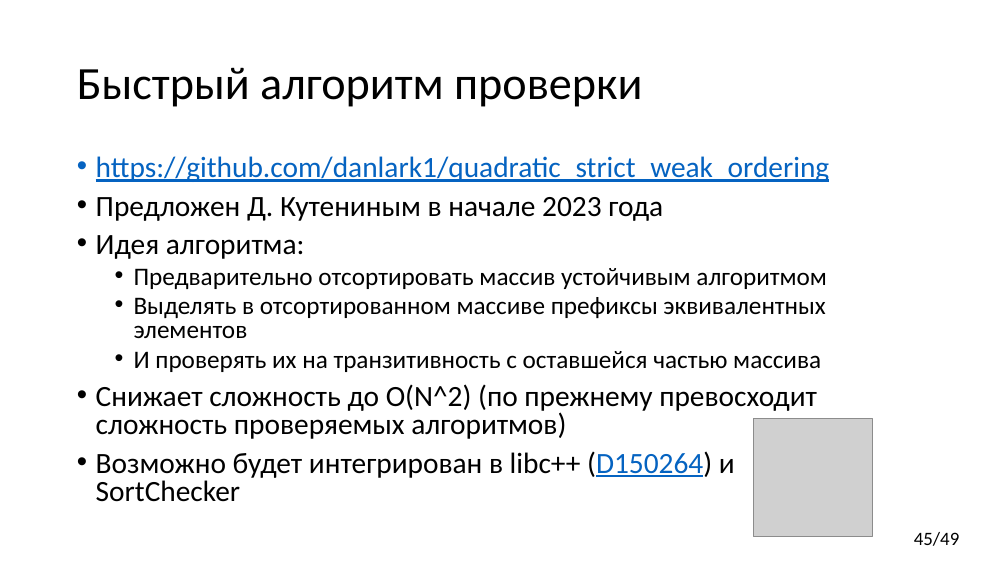
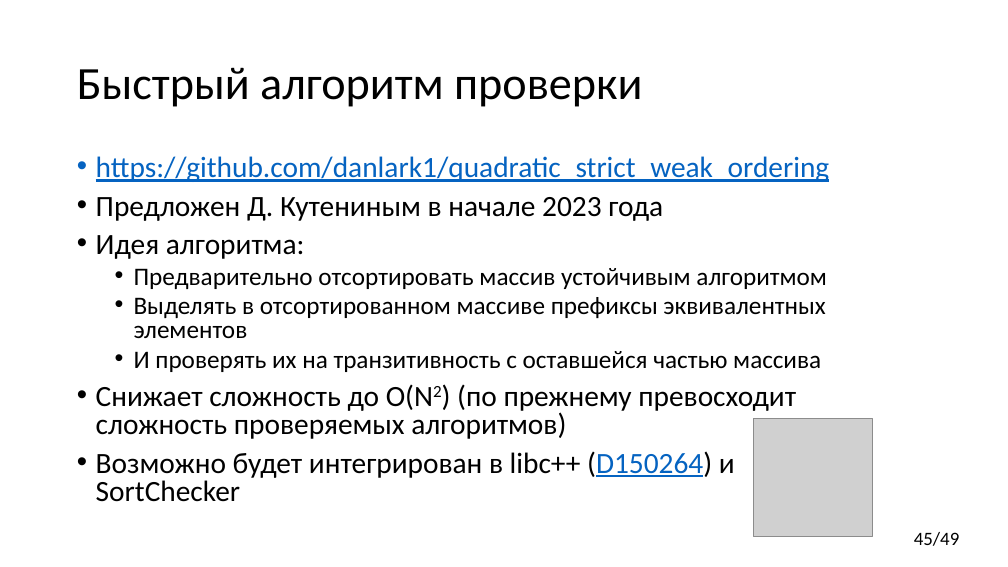
Before and after one commit to yugr/CppRussia, a slide deck: slide 45 of 2023/RU.pptx. Drawn at 1008x567 pixels with LibreOffice and Linux fonts; fonts in the diff are those of the drawing; grey boxes stand for pictures. Boxes give left, top, right and bottom in pixels: in the first picture for what was removed or moved away, otherwise in the second. Text is boxed around its words. In the diff, an @@ line names an element or a change of style, - is before the commit and + after.

```diff
--- a/2023/RU.pptx
+++ b/2023/RU.pptx
@@ text at box(96, 384, 796, 439): text changed @@
-• Снижает сложность до O(N^2) (по прежнему превосходит сложность проверяемых алгоритмов)
+• Снижает сложность до O(N2) (по прежнему превосходит сложность проверяемых алгоритмов)
```
Also in this commit, not shown: 4 other slides changed, 1 other file.
